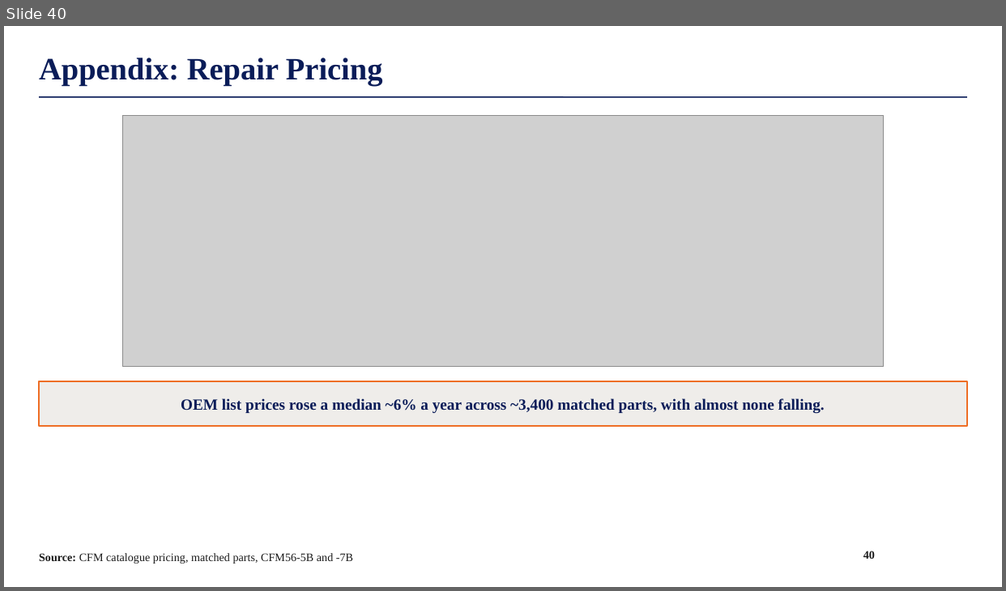
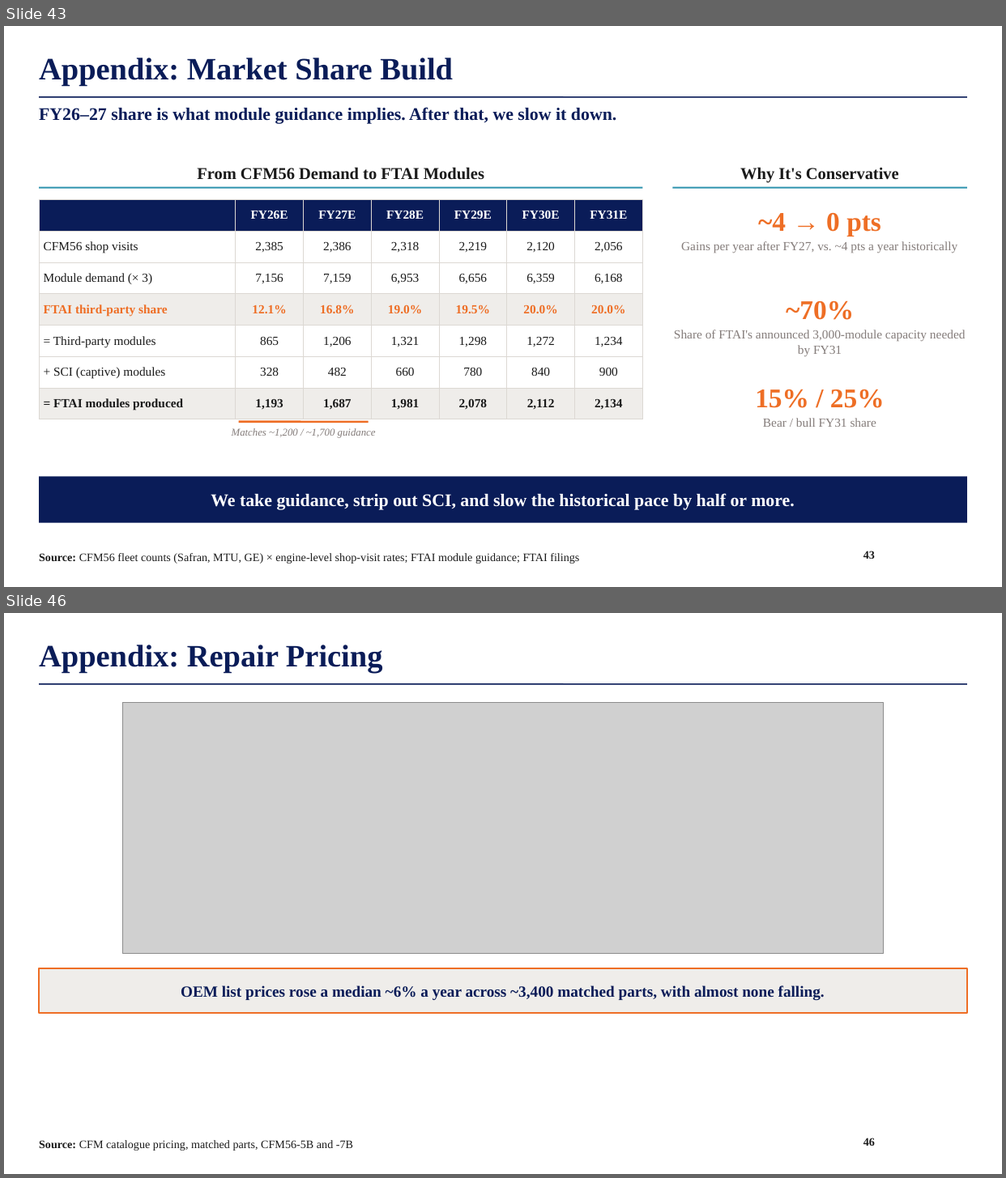
Before and after one commit to maxlsmls-dot/SPOT, a slide deck: deck/FTAI_Long_Pitch.pptx. Shown one above the other, each under a label of ours: slide 40 before the commit, slides 43 and 46 after it; the slides between them are not shown. The pictures are 1006x591 and 1006x1178 pixels, drawn with LibreOffice and Linux fonts; fonts in the diff are those of the drawing; grey boxes stand for pictures; background and template pictures are left out. Boxes give left, top, right and bottom in pixels: in the first picture for what was removed or moved away, otherwise in the second. Text is boxed around its words. In the diff, an @@ line names an element or a change of style, - is before the commit and + after.

```diff
--- a/deck/FTAI_Long_Pitch.pptx
+++ b/deck/FTAI_Long_Pitch.pptx
@@ slide 43 added at (x1=4, y1=26, x2=1002, y2=587), background #FFFFFF; not listed: 1 template element that a slide beside it also shows @@
@@ title added at (x1=39, y1=58, x2=453, y2=86), 30 pt, text #0A1C58, bold @@
+Appendix: Market Share Build
@@ text added at (x1=39, y1=107, x2=616, y2=124), 17 pt, text #0A1C58, bold @@
+FY26–27 share is what module guidance implies. After that, we slow it down.
@@ text added at (x1=197, y1=167, x2=484, y2=180), 16 pt, text #1A1A1A, bold @@
+From CFM56 Demand to FTAI Modules
@@ text added at (x1=740, y1=167, x2=899, y2=183), 16 pt, text #1A1A1A, bold @@
+Why It's Conservative
@@ line added from (39, 188) to (642, 188), #2E93AE 1.5 pt @@
@@ line added from (672, 188) to (967, 188), #2E93AE 1.5 pt @@
@@ table added at (x1=39, y1=199, x2=645, y2=414), 7 rows, 7 columns @@
+ | FY26E | FY27E | FY28E | FY29E | FY30E | FY31E
+CFM56 shop visits | 2,385 | 2,386 | 2,318 | 2,219 | 2,120 | 2,056
+Module demand (× 3) | 7,156 | 7,159 | 6,953 | 6,656 | 6,359 | 6,168
+FTAI third-party share | 12.1% | 16.8% | 19.0% | 19.5% | 20.0% | 20.0%
+= Third-party modules | 865 | 1,206 | 1,321 | 1,298 | 1,272 | 1,234
++ SCI (captive) modules | 328 | 482 | 660 | 780 | 840 | 900
+= FTAI modules produced | 1,193 | 1,687 | 1,981 | 2,078 | 2,112 | 2,134
@@ text added at (x1=758, y1=213, x2=881, y2=237), 26 pt, text #EE6E25, bold @@
+~4 → 0 pts
@@ text added at (x1=681, y1=241, x2=957, y2=253), 12 pt, text #847C7A @@
+Gains per year after FY27, vs. ~4 pts a year historically
@@ text added at (x1=786, y1=301, x2=854, y2=320), 26 pt, text #EE6E25, bold @@
+~70%
@@ text added at (x1=674, y1=330, x2=965, y2=356), 12 pt, text #847C7A @@
+Share of FTAI's announced 3,000-module capacity needed by FY31
@@ text added at (x1=755, y1=389, x2=884, y2=408), 26 pt, text #EE6E25, bold @@
+15% / 25%
@@ text added at (x1=232, y1=429, x2=376, y2=438), 10 pt, text #847C7A, italic @@
+Matches ~1,200 / ~1,700 guidance
@@ line added from (238, 422) to (368, 422), #EE6E25 2 pt @@
@@ text added at (x1=763, y1=418, x2=876, y2=427), 12 pt, text #847C7A @@
+Bear / bull FY31 share
@@ rectangle added at (x1=39, y1=476, x2=967, y2=523), fill #0A1C58, 17 pt, text #FFFFFF, bold @@
+We take guidance, strip out SCI, and slow the historical pace by half or more.
@@ text added at (x1=39, y1=553, x2=579, y2=564), 11 pt, text #1A1A1A @@
+Source: CFM56 fleet counts (Safran, MTU, GE) × engine-level shop-visit rates; FTAI module guidance; FTAI filings
@@ page number added at (x1=863, y1=551, x2=875, y2=559), 11 pt, text #1A1A1A, bold @@
+43
@@ what was slide 40 is now slide 46 @@
@@ page number at (x1=863, y1=1138, x2=875, y2=1146): text changed @@
-40
+46
```
Also in this commit, not shown: 1 slide changed, 5 other slides added, 1 other file.
